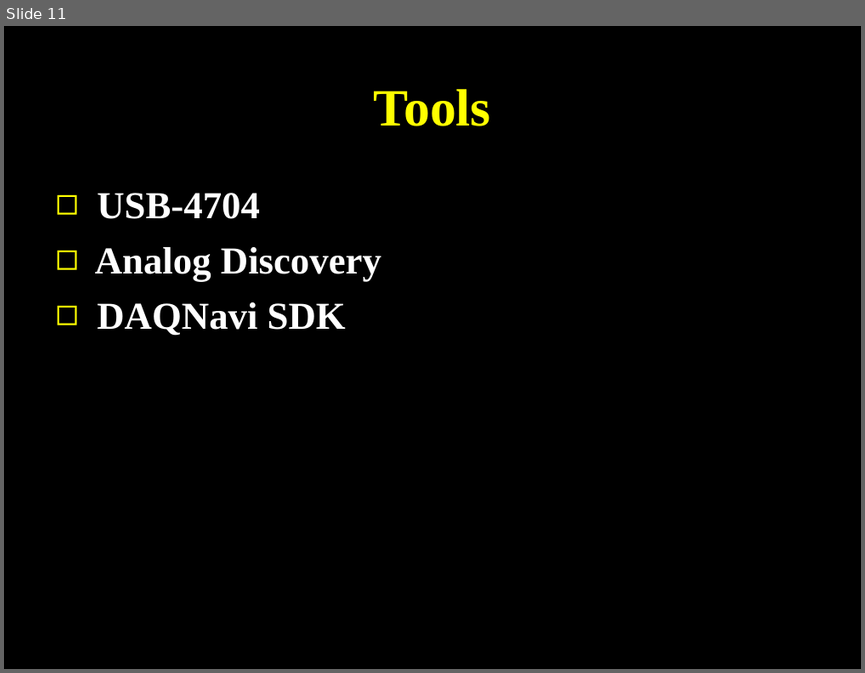
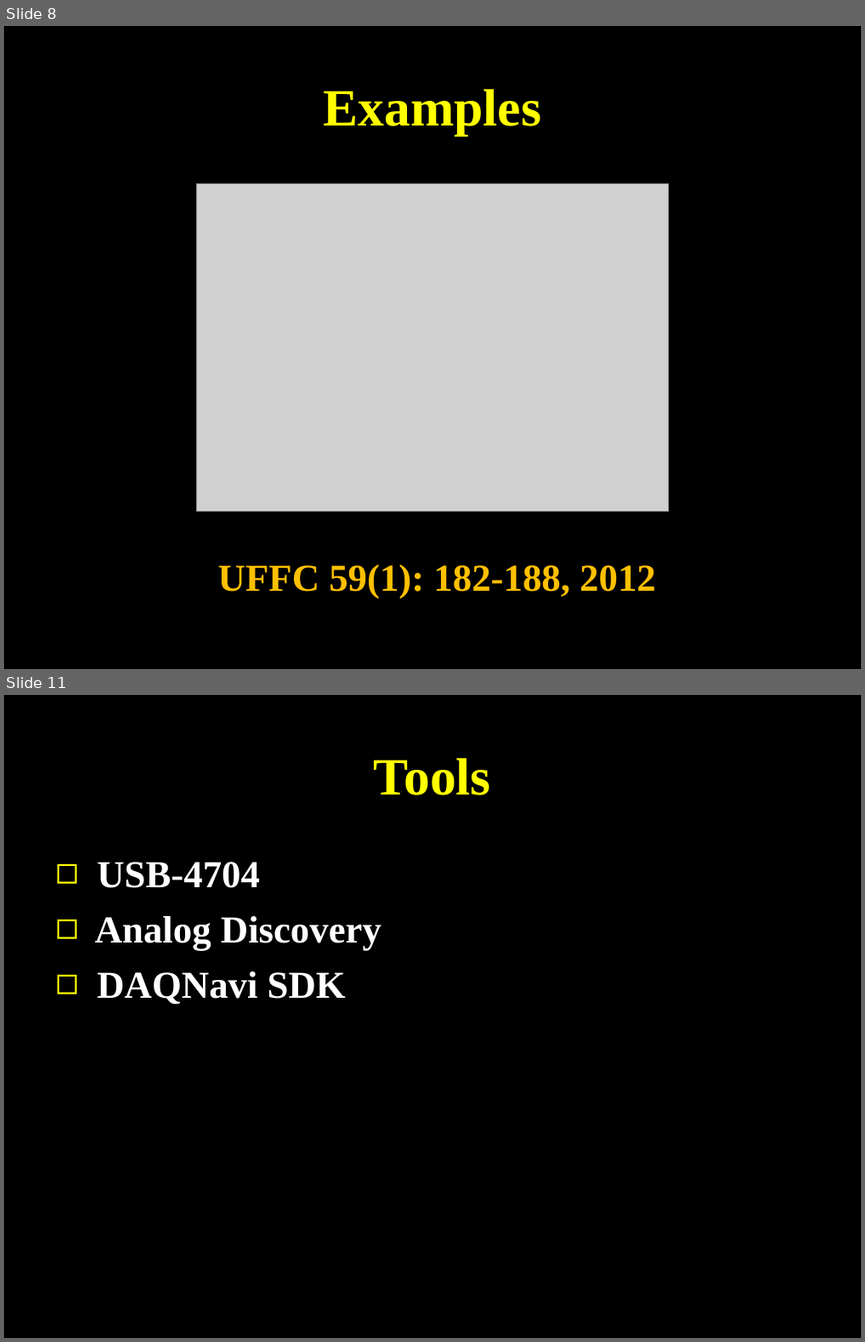
Before and after one commit to SJTUCourse/BI450, a slide deck: Lectures/2016 Fall/Lecture 1/Lecture 1.ppt. Shown one above the other, each under a label of ours: slide 11 before the commit, slides 8 and 11 after it; the slides between them are not shown. The pictures are 865x673 and 865x1342 pixels, drawn with LibreOffice and Linux fonts; fonts in the diff are those of the drawing; grey boxes stand for pictures. Boxes give left, top, right and bottom in pixels: in the first picture for what was removed or moved away, otherwise in the second. Text is boxed around its words. In the diff, an @@ line names an element or a change of style, - is before the commit and + after.

Commit message:
Update Lecture 1
Replace a picture in examples

```diff
--- a/Lectures/2016 Fall/Lecture 1/Lecture 1.ppt
+++ b/Lectures/2016 Fall/Lecture 1/Lecture 1.ppt
@@ slide 8 added at [4, 26, 861, 669], background #000000 @@
@@ title added at [324, 89, 542, 136], 44 pt, text #FFFF00, bold @@
+Examples
@@ picture added at [196, 183, 668, 511] @@
@@ text added at [218, 564, 656, 599], 32 pt, text #FFC000, bold @@
+UFFC 59(1): 182-188, 2012
```
Also in this commit, not shown: 4 slides changed, 1 slide removed, 1 other file.
